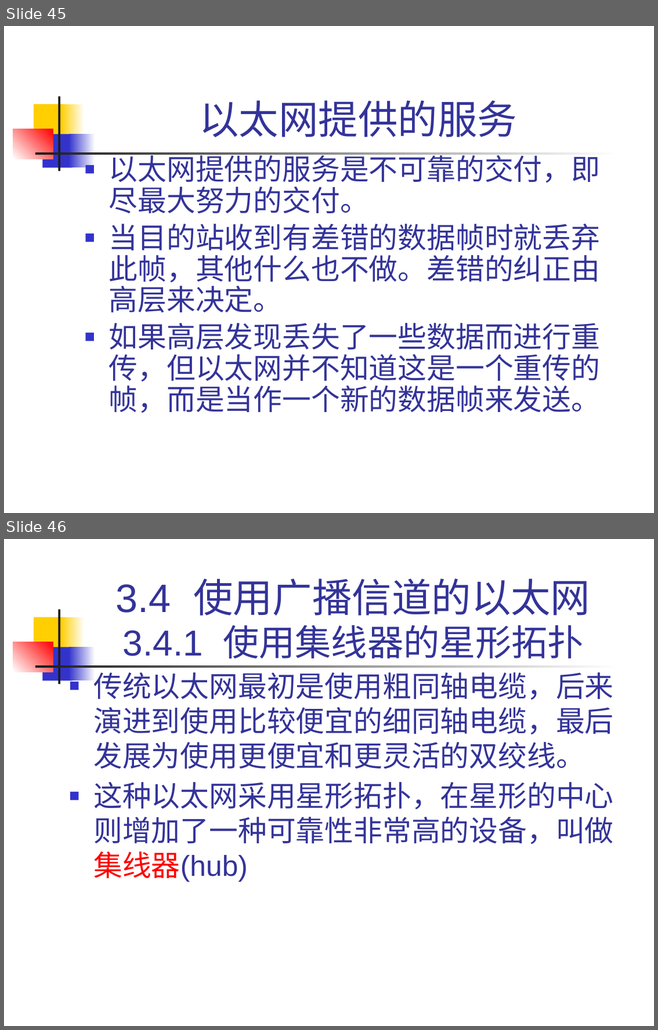
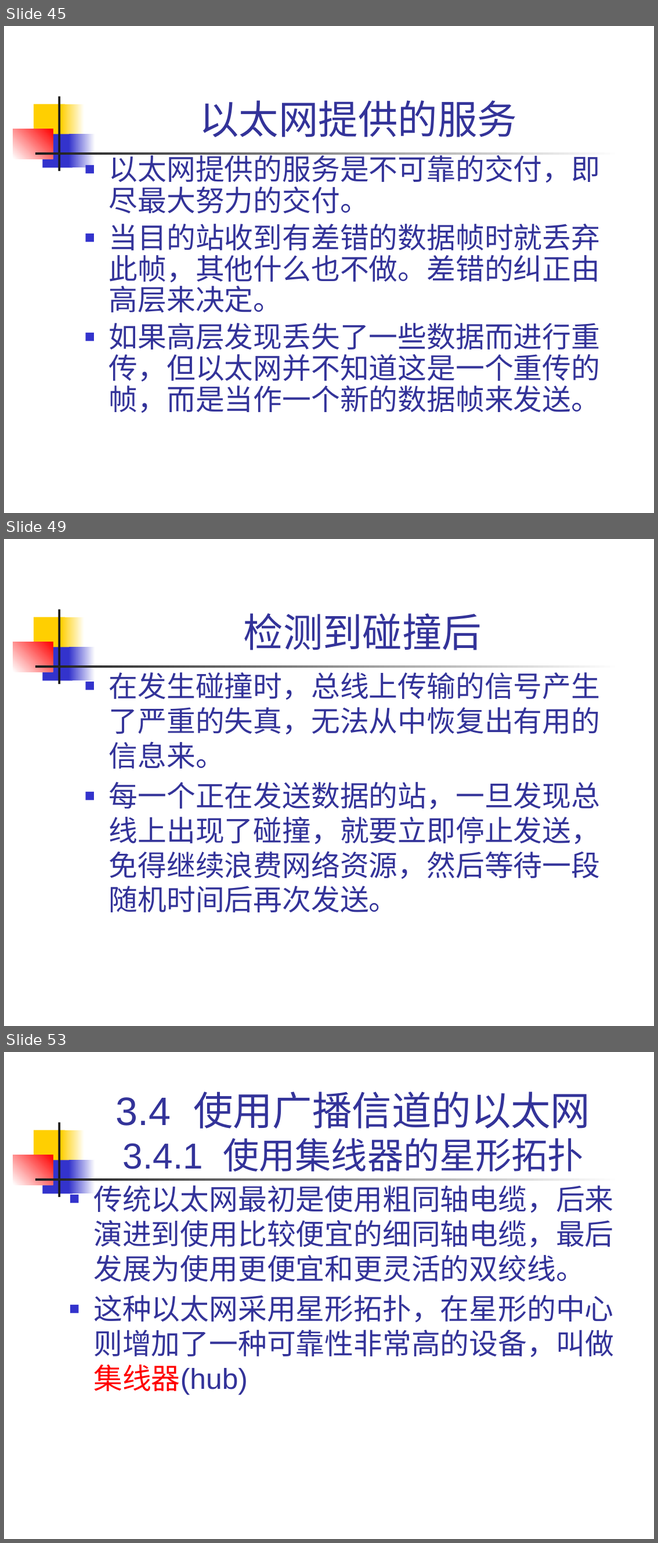
Before and after one commit to nanhapy/information-technology-materials, a slide deck: teaching-materials/network-intro/第三章 数据链路层.pptx. Shown one above the other, each under a label of ours: slides 45 and 46 before the commit, slides 45, 49 and 53 after it; the slides between them are not shown. The pictures are 658x1030 and 658x1543 pixels, drawn with LibreOffice and Linux fonts; fonts in the diff are those of the drawing. Boxes give left, top, right and bottom in pixels: in the first picture for what was removed or moved away, otherwise in the second. Text is boxed around its words. In the diff, an @@ line names an element or a change of style, - is before the commit and + after.

```diff
--- a/teaching-materials/network-intro/第三章 数据链路层.pptx
+++ b/teaching-materials/network-intro/第三章 数据链路层.pptx
@@ slide 49 added at (4, 539, 654, 1026), background #FFFFFF; not listed: 7 template elements that a slide beside it also shows @@
@@ title added at (244, 613, 482, 650), 44 pt, text #333399 @@
+检测到碰撞后
@@ text added at (109, 672, 600, 913), 32 pt, text #333399 @@
+■ 在发生碰撞时，总线上传输的信号产生了严重的失真，无法从中恢复出有用的信息来。
+■ 每一个正在发送数据的站，一旦发现总线上出现了碰撞，就要立即停止发送，免得继续浪费网络资源，然后等待一段随机时间后再次发送。
@@ what was slide 46 is now slide 53 @@
```
Also in this commit, not shown: 2 slides changed, 6 other slides added.
